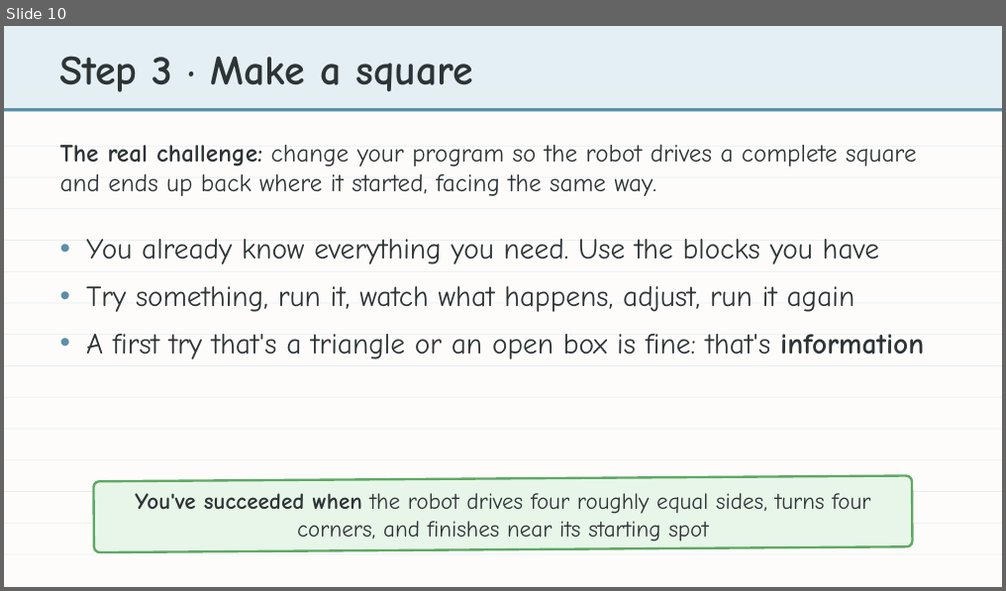
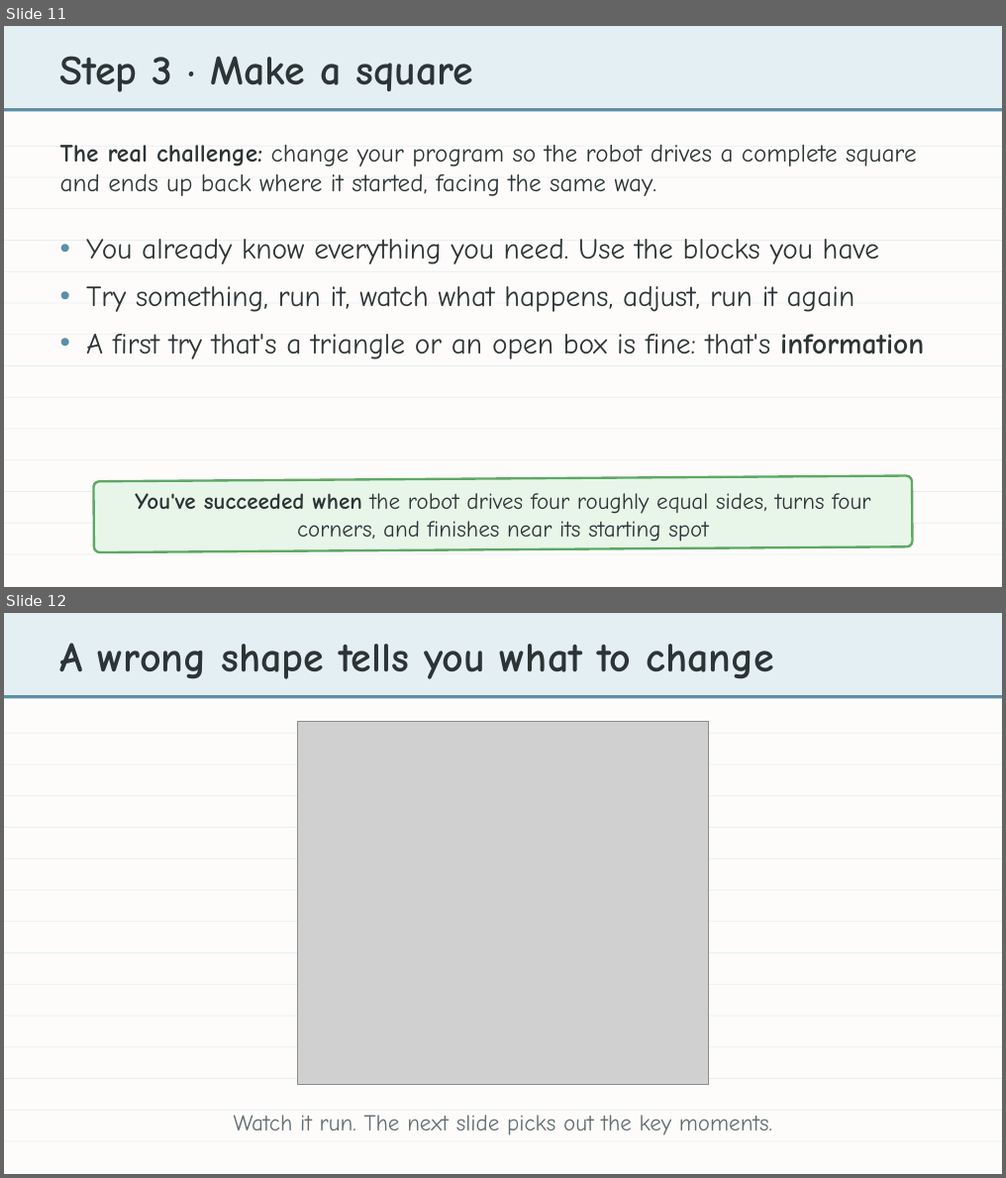
Before and after one commit to bradamiller/LearningPython, a slide deck: static/slides/module-01-driving/lesson-02-drawing-shapes.pptx. Shown one above the other, each under a label of ours: slide 10 before the commit, slides 11 and 12 after it. The pictures are 1006x591 and 1006x1178 pixels, drawn with LibreOffice and Linux fonts; fonts in the diff are those of the drawing; grey boxes stand for pictures. Boxes give left, top, right and bottom in pixels: in the first picture for what was removed or moved away, otherwise in the second. Text is boxed around its words. In the diff, an @@ line names an element or a change of style, - is before the commit and + after.

```diff
--- a/static/slides/module-01-driving/lesson-02-drawing-shapes.pptx
+++ b/static/slides/module-01-driving/lesson-02-drawing-shapes.pptx
@@ slide 12 added at box(4, 613, 1002, 1174), background #FDFCFA @@
@@ rectangle added at box(4, 613, 1002, 695), fill #E4EFF4 @@
@@ text added at box(60, 643, 774, 679), 40 pt, text #2D3436, bold @@
+A wrong shape tells you what to change
@@ rectangle added at box(4, 695, 1002, 698), fill #5B8FA8 @@
@@ picture added at box(297, 722, 709, 1084) @@
@@ rectangle added at box(4, 733, 1002, 734), fill #E6EEF3 @@
@@ rectangle added at box(4, 764, 1002, 765), fill #E6EEF3 @@
@@ rectangle added at box(4, 796, 1002, 796), fill #E6EEF3 @@
@@ rectangle added at box(4, 827, 1002, 828), fill #E6EEF3 @@
@@ rectangle added at box(4, 859, 1002, 860), fill #E6EEF3 @@
@@ rectangle added at box(4, 890, 1002, 891), fill #E6EEF3 @@
@@ rectangle added at box(4, 922, 1002, 922), fill #E6EEF3 @@
@@ rectangle added at box(4, 953, 1002, 954), fill #E6EEF3 @@
@@ rectangle added at box(4, 984, 1002, 985), fill #E6EEF3 @@
@@ rectangle added at box(4, 1016, 1002, 1017), fill #E6EEF3 @@
@@ rectangle added at box(4, 1048, 1002, 1048), fill #E6EEF3 @@
@@ rectangle added at box(4, 1078, 1002, 1079), fill #E6EEF3 @@
@@ rectangle added at box(4, 1110, 1002, 1111), fill #E6EEF3 @@
@@ text added at box(234, 1115, 772, 1136), 22 pt, text #636E72 @@
+Watch it run. The next slide picks out the key moments.
@@ rectangle added at box(4, 1142, 1002, 1143), fill #E6EEF3 @@
@@ what was slide 10 is now slide 11 @@
```
Also in this commit, not shown: 2 other slides added, 52 other files.
